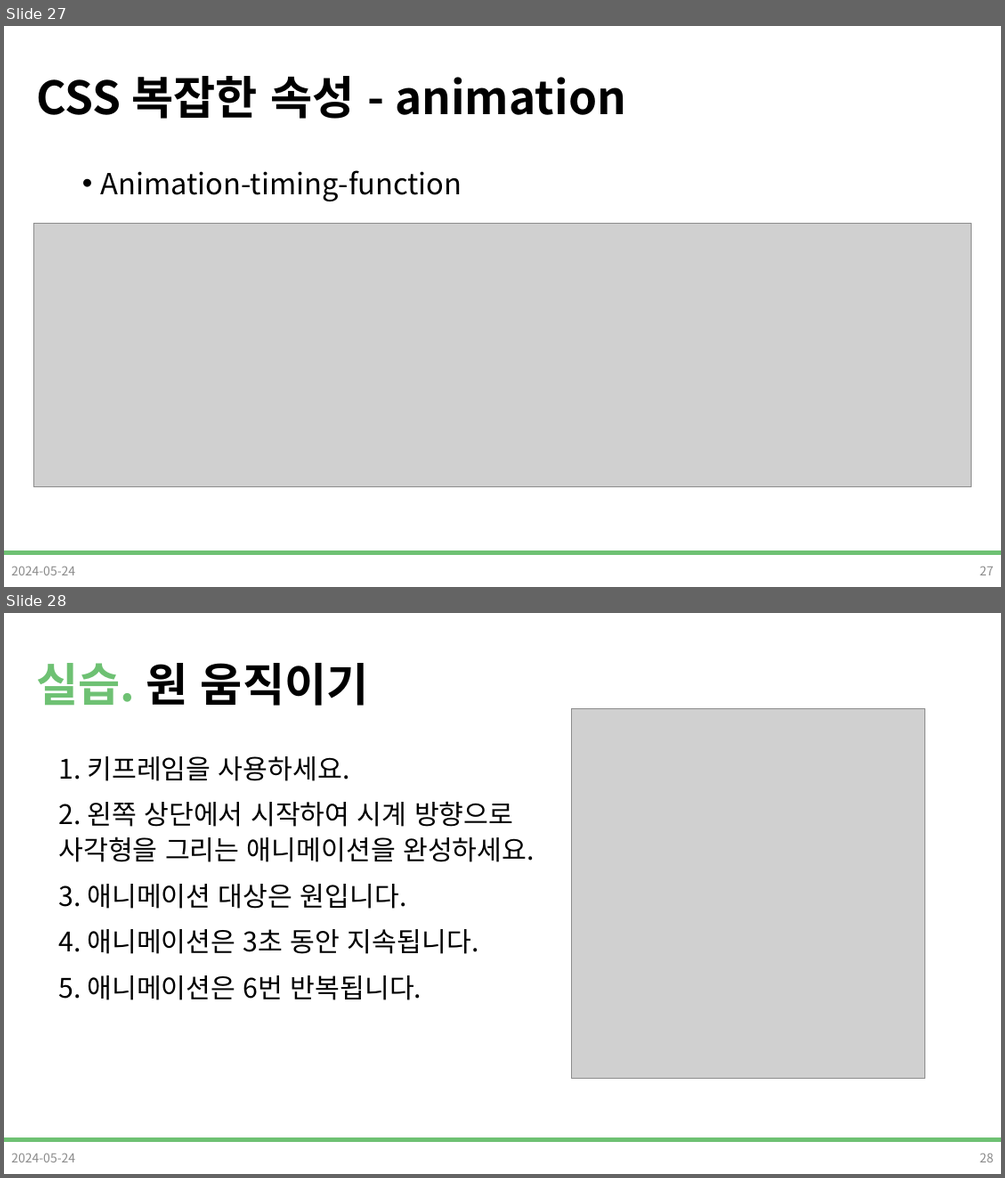
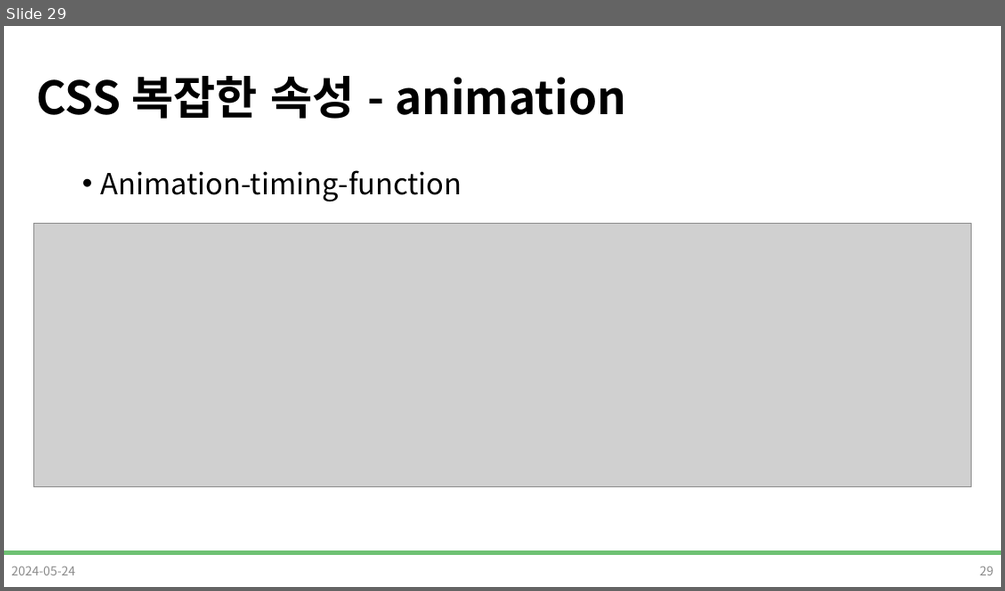
Before and after one commit to DevDamon0527/SeSAC_Yeongdeungpo_Campus_6th, a slide deck: material/[SeSAC_YDP_6] 03_CSS_3.pptx. Shown one above the other, each under a label of ours: slides 27 and 28 before the commit, slide 29 after it. The pictures are 1005x1178 and 1005x591 pixels, drawn with LibreOffice and Linux fonts; fonts in the diff are those of the drawing; grey boxes stand for pictures; background and template pictures are left out. Boxes give left, top, right and bottom in pixels: in the first picture for what was removed or moved away, otherwise in the second. Text is boxed around its words. In the diff, an @@ line names an element or a change of style, - is before the commit and + after.

```diff
--- a/material/[SeSAC_YDP_6] 03_CSS_3.pptx
+++ b/material/[SeSAC_YDP_6] 03_CSS_3.pptx
@@ slide 28 removed at bbox=[4, 613, 1001, 1174], background #FFFFFF; not listed: 1 template element that a slide beside it also shows @@
@@ title removed at bbox=[36, 663, 369, 706] @@
-실습. 원 움직이기
@@ picture removed at bbox=[572, 709, 924, 1078] @@
@@ text removed at bbox=[58, 756, 534, 1000] @@
-1. 키프레임을 사용하세요.
-2. 왼쪽 상단에서 시작하여 시계 방향으로 사각형을 그리는 애니메이션을 완성하세요.
-3. 애니메이션 대상은 원입니다.
-4. 애니메이션은 3초 동안 지속됩니다.
-5. 애니메이션은 6번 반복됩니다.
@@ text removed at bbox=[11, 1152, 75, 1162] @@
-2024-05-24
@@ page number removed at bbox=[979, 1152, 994, 1162] @@
-28
@@ what was slide 27 is now slide 29 @@
@@ page number at bbox=[979, 565, 994, 575]: text changed @@
-27
+29
```
Also in this commit, not shown: 3 slides changed, 6 slides added, 2 other slides removed, 6 other files.
